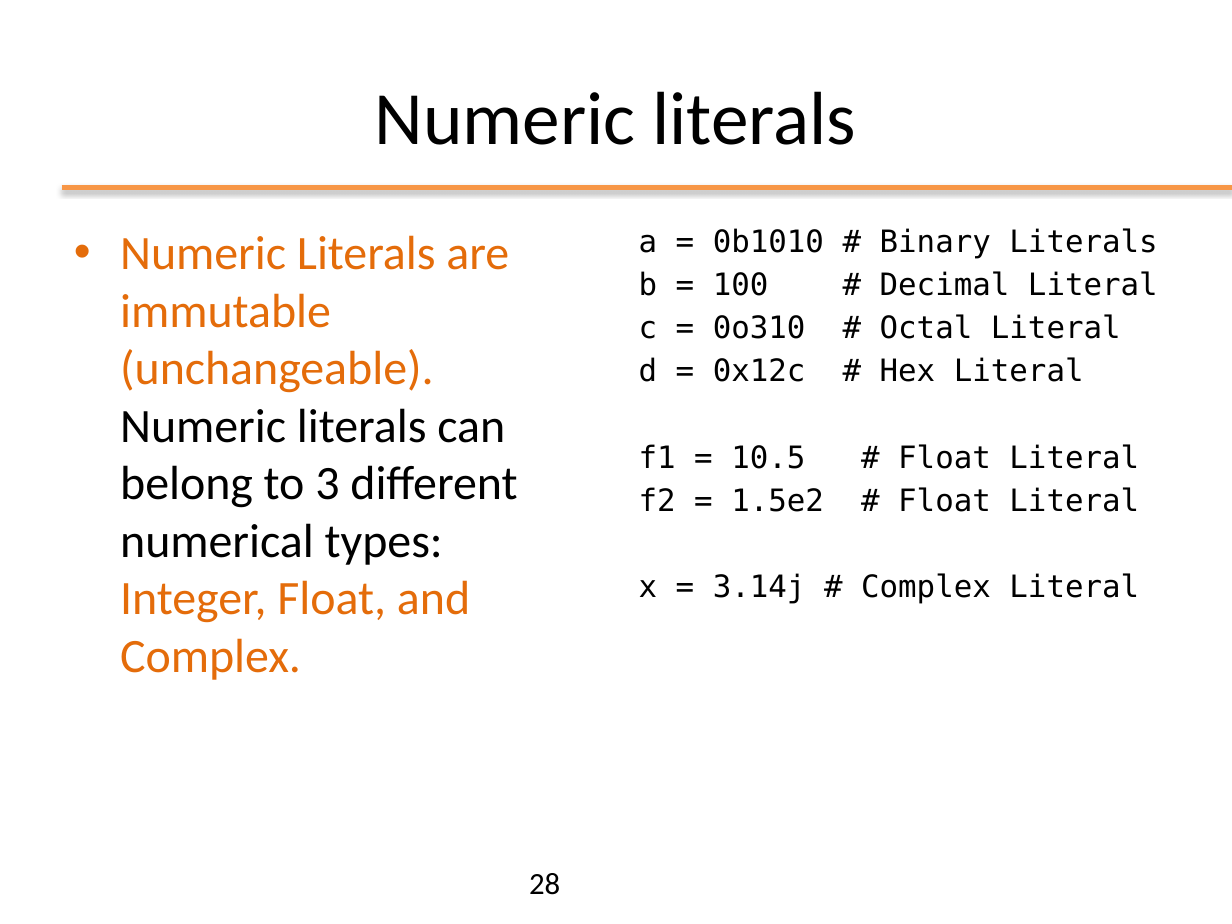
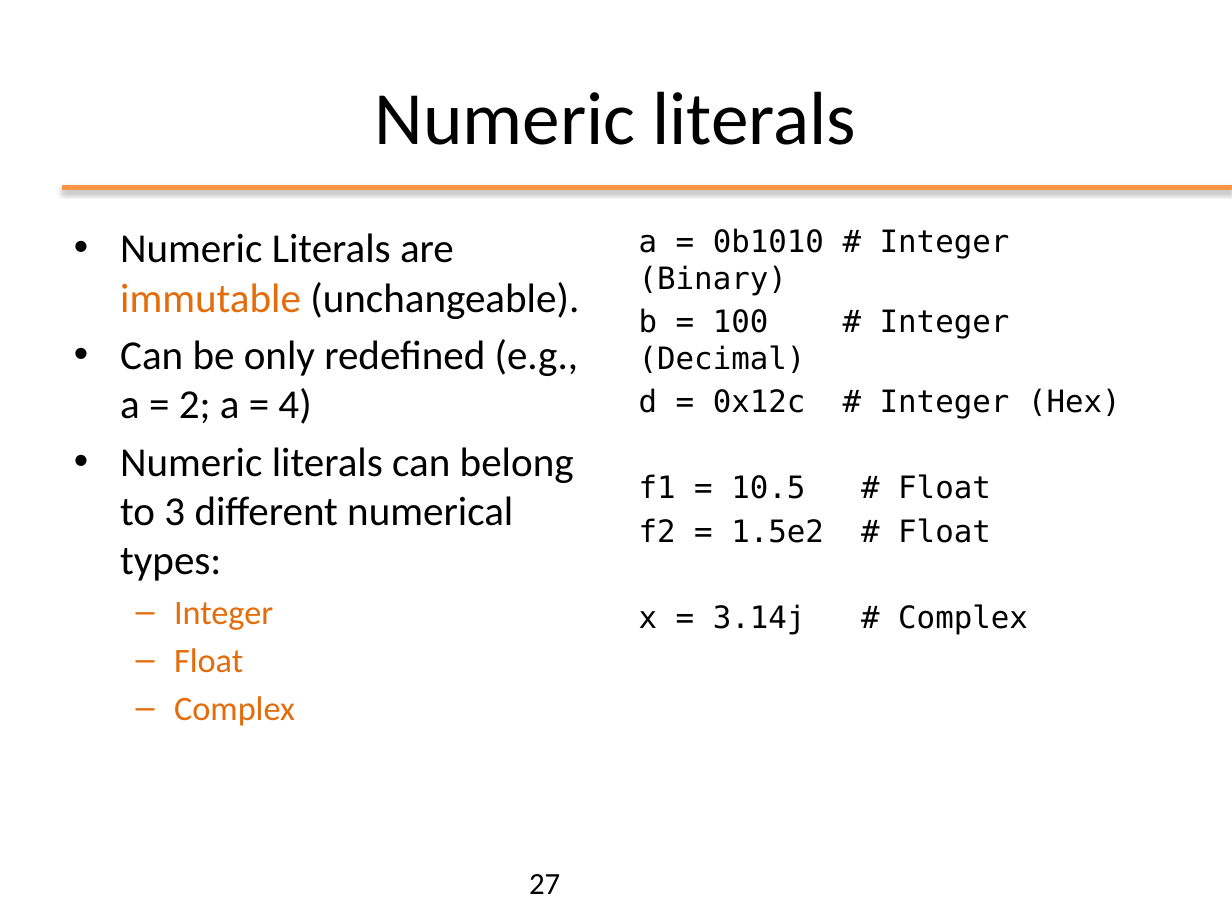
Before and after one commit to nbicocchi/ooprogramming, a slide deck: slide 27 of slides/python/ppt/01 - Python Basics.pptx (slide 28 before the commit). Drawn at 1232x924 pixels with LibreOffice and Linux fonts; fonts in the diff are those of the drawing. Boxes give left, top, right and bottom in pixels: in the first picture for what was removed or moved away, otherwise in the second. Text is boxed around its words. In the diff, an @@ line names an element or a change of style, - is before the commit and + after.

```diff
--- a/slides/python/ppt/01 - Python Basics.pptx
+++ b/slides/python/ppt/01 - Python Basics.pptx
@@ text at (120,233,579,726): text changed; size 28 to 24 pt; text colour #E46C0A to #000000 @@
-• Numeric Literals are immutable (unchangeable). Numeric literals can belong to 3 different numerical types: Integer, Float, and Complex.
+• Numeric Literals are immutable (unchangeable).
+• Can be only redefined (e.g., a = 2; a = 4)
+• Numeric literals can belong to 3 different numerical types:
+  – Integer
+  – Float
+  – Complex
@@ text at (639,228,1121,635): text changed @@
-a = 0b1010 # Binary Literals
-b = 100 # Decimal Literal
-c = 0o310 # Octal Literal
-d = 0x12c # Hex Literal
-f1 = 10.5 # Float Literal
-f2 = 1.5e2 # Float Literal
-x = 3.14j # Complex Literal
+a = 0b1010 # Integer (Binary)
+b = 100 # Integer (Decimal)
+d = 0x12c # Integer (Hex)
+f1 = 10.5 # Float
+f2 = 1.5e2 # Float
+x = 3.14j # Complex
@@ page number at (529,874,560,894): text changed @@
-28
+27
```
Also in this commit, not shown: 23 other slides changed, 2 slides added, 1 slide removed, 1 other file.
